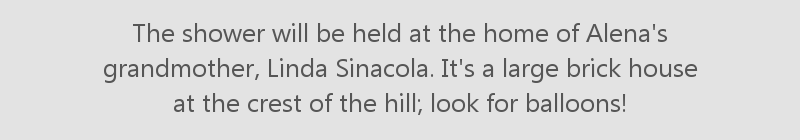
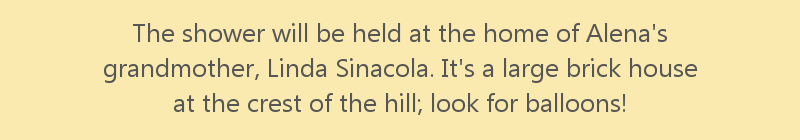
Two versions of the same layered image (800px x 140px). Layer-by-layer changes:
added layer "New Layer#1" above "New Layer" over bbox(0, 0, 800, 140)
